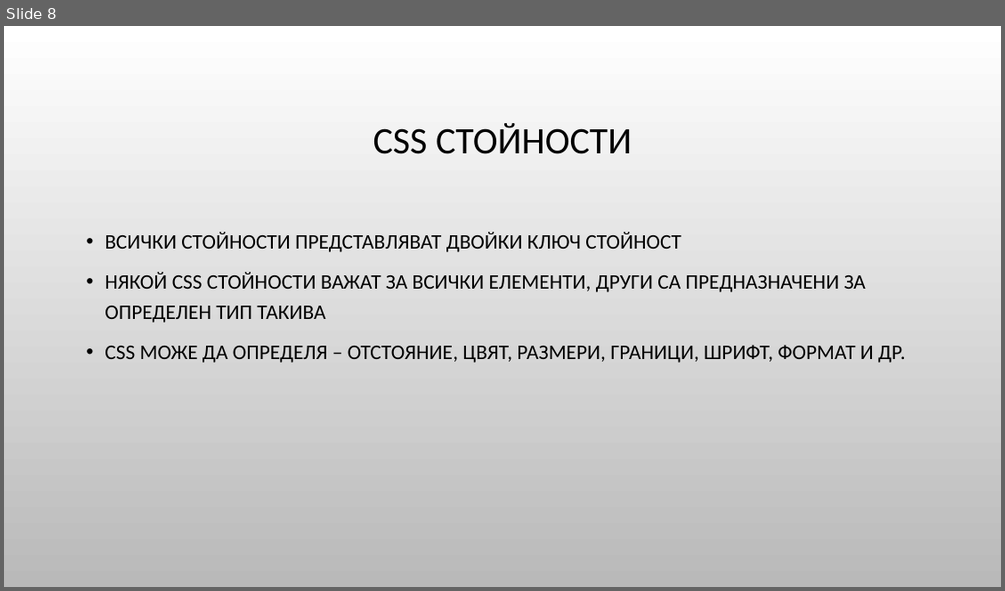
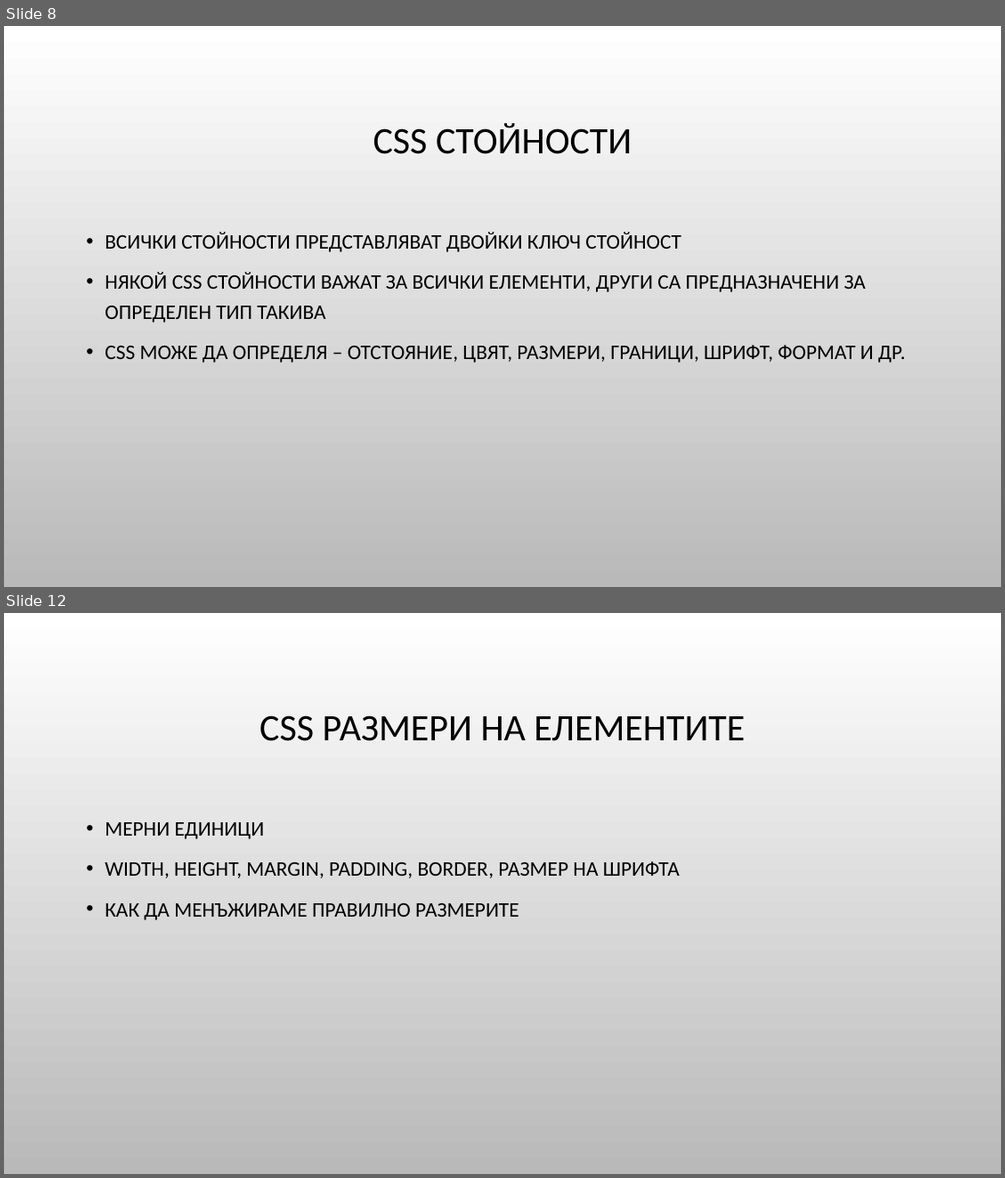
Before and after one commit to Bilyukov/php-mysql-course, a slide deck: 02.css-basics.pptx. Shown one above the other, each under a label of ours: slide 8 before the commit, slides 8 and 12 after it; the slides between them are not shown. The pictures are 1005x591 and 1005x1178 pixels, drawn with LibreOffice and Linux fonts; fonts in the diff are those of the drawing; background and template pictures are left out. Boxes give left, top, right and bottom in pixels: in the first picture for what was removed or moved away, otherwise in the second. Text is boxed around its words. In the diff, an @@ line names an element or a change of style, - is before the commit and + after.

```diff
--- a/02.css-basics.pptx
+++ b/02.css-basics.pptx
@@ slide 12 added at (x1=4, y1=613, x2=1001, y2=1174), background picture (left out) @@
@@ title added at (x1=259, y1=715, x2=744, y2=741), 36 pt, text #000000 @@
+CSS РАЗМЕРИ НА ЕЛЕМЕНТИТЕ
@@ text added at (x1=105, y1=822, x2=680, y2=920), 20 pt, text #000000 @@
+• МЕРНИ ЕДИНИЦИ
+• WIDTH, HEIGHT, MARGIN, PADDING, BORDER, РАЗМЕР НА ШРИФТА
+• КАК ДА МЕНЪЖИРАМЕ ПРАВИЛНО РАЗМЕРИТЕ
```
Also in this commit, not shown: 1 slide changed, 3 other slides added, 2 other files.
